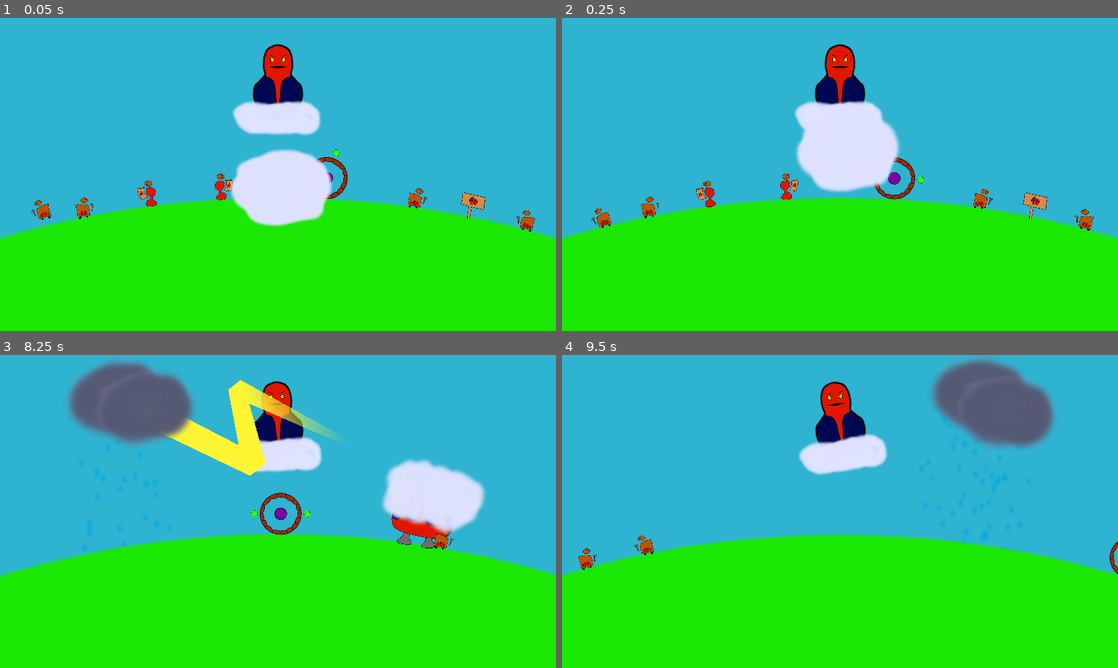
Above: before the commit, frames 1-4 (two rows, left to right).
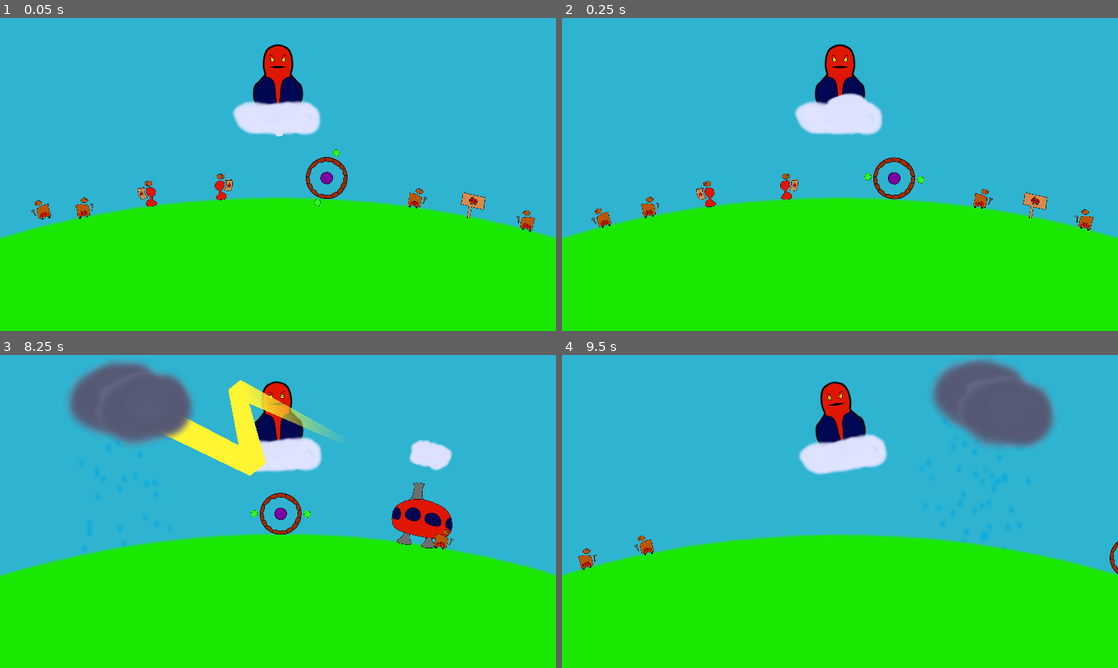
Above: after the commit, the same moments.

Repository: MANM-ANMM/jam_orage_o_rage
Game: Godot game, scene res://scene/main.tscn
Same seed, same stepped clock (60 frames per second), same inputs: the game is played once before the commit and once after it.
Inputs (mouse positions are in pixels of both pictures, inside the frame that each line leads up to):
- Up to frame 1 (0.05 s): no input
- Up to frame 2 (0.25 s): no input
- Up to frame 3 (8.25 s): tap Enter (ui_accept) at 0.5, 0.77, 1.52, 3.02, 3.77, 4.52, 6.02, 6.77, 7.52 s; move the mouse to (400, 495) at 0.52 s; hold Right (move_right) 0.53-1.28 s; click (400, 495) at 0.6 s; move the mouse to (166, 527) at 1.27 s; hold Left (move_left) 1.28-2.03 s; click (166, 527) at 1.35 s; move the mouse to (333, 442) at 2.02 s; hold Right (move_right) 2.03-3.53 s; click (333, 442) at 2.1 s; move the mouse to (250, 574) at 2.77 s; click (250, 574) at 2.85 s; move the mouse to (444, 558) at 3.52 s; hold Left (move_left) 3.53-5.78 s; click (444, 558) at 3.6 s; move the mouse to (111, 464) at 4.27 s; click (111, 464) at 4.35 s; move the mouse to (305, 511) at 5.02 s; click (305, 511) at 5.1 s; move the mouse to (194, 433) at 5.77 s; hold Right (move_right) 5.78-8.03 s; click (194, 433) at 5.85 s; move the mouse to (400, 495) at 6.52 s; click (400, 495) at 6.6 s; move the mouse to (166, 527) at 7.27 s; click (166, 527) at 7.35 s; move the mouse to (333, 442) at 8.02 s; hold Left (move_left) from 8.03 s (still down); click (333, 442) at 8.1 s
- Up to frame 4 (9.5 s): keep holding Left (move_left); move the mouse to (812, 574) at 8.77 s; click (812, 574) at 8.85 s; tap Enter (ui_accept) at 9.02 s

The runs differ from the first frame. In frame 1, 3.6% of the frame differs, in the area x 41-60%, y 36-67%; in frame 2, 3.3%; in frame 3, 3.7%, in the area x 68-88%, y 27-58%; in frame 4, nothing differs.

Commit message:
nuage spaw par la cheminee des temples

Diff:
--- a/scene/constructions/adeptes/temple.tscn
+++ b/scene/constructions/adeptes/temple.tscn
@@ -35,7 +35,10 @@
 wait_time = 17.0
 scene_personnage = ExtResource("6_cyb55")
 
-[node name="GenerateurNuages" parent="." index="5" instance=ExtResource("6_m15nj")]
+[node name="boutChemine" type="Node2D" parent="." index="5"]
+position = Vector2(-7, -48)
+
+[node name="GenerateurNuages" parent="boutChemine" index="0" instance=ExtResource("6_m15nj")]
 wait_time = 8.0
 
 [node name="LimitateurSpawn" parent="." index="6" node_paths=PackedStringArray("spawners") instance=ExtResource("8_yy5fp")]
--- a/scene/nuage.tscn
+++ b/scene/nuage.tscn
@@ -33,7 +33,7 @@
 eclair = NodePath("altitude/Eclair")
 
 [node name="altitude" type="Area2D" parent="."]
-position = Vector2(0, -800)
+position = Vector2(0, -850)
 collision_layer = 32
 collision_mask = 32
 
--- a/script/nuage.gd
+++ b/script/nuage.gd
@@ -16,8 +16,14 @@
 	sprite.frame_coords = Vector2i(randi_range(0, sprite.hframes-1), 0)
 
 	var tween = get_tree().create_tween()
+
+	var altitude :Node2D= $altitude
 	var dest := Vector2(0, hauteur_nuages*(1+speed+randf_range(-0.01, 0.01)))
-	tween.tween_property($altitude, "position", dest, 0.8)
+	tween.tween_property(altitude, "position", dest, 0.8)
+
+	var scale_final := altitude.scale
+	altitude.scale = Vector2.ZERO
+	tween.parallel().tween_property(altitude, "scale", scale_final, 0.6)
 
 
 # Called every frame. 'delta' is the elapsed time since the previous frame.
